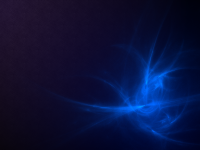
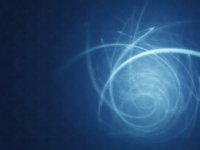
Layer changes from the first 200px x 150px image to the second:
removed layer "Color#1" (was 20%) over 0, 0, 200, 150
removed layer "Color" (was 20%) over 0, 0, 200, 150
removed layer "Flame" over 2, 0, 200, 150
removed layer "Flame Blur" over 3, 0, 200, 150
added layer "Flame (Light)" above "Flame (Noise -> Spread 15)" over 78, 1, 200, 147
added layer "Flame (Noise -> Spread 15)" above "Flame (Blur -> Gussian 20)" over 78, 1, 200, 147
added layer "Flame (Blur -> Gussian 20)" above "Stripes" over 53, 0, 200, 150
"Stripes": opacity 15% → 10%, painted on it over 0, 0, 200, 150
added layer "Paper copy" above "Paper" over 0, 0, 200, 150
"Paper": opacity 20% → 100%, painted on it over 0, 0, 200, 150
removed layer "Base" (was 20%) over 0, 0, 189, 150
painted on "Background" over 0, 0, 200, 150
